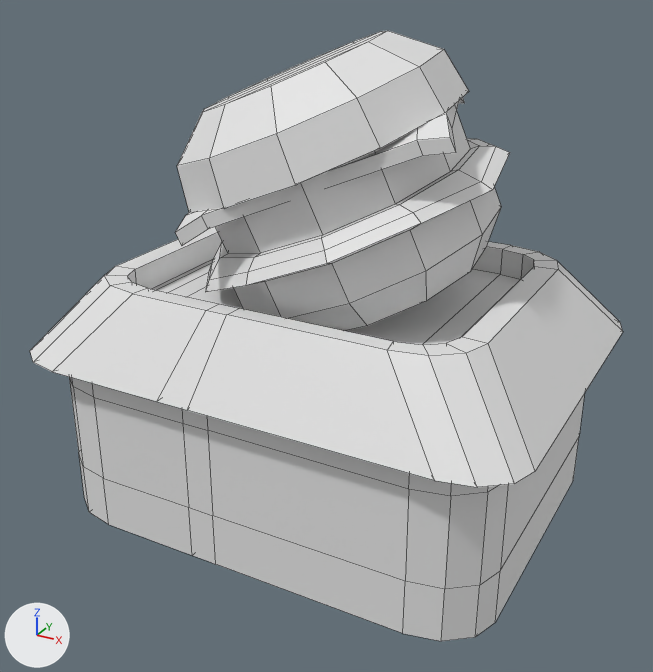
Renders of the OBJ model res/models/buildings/special/burger.obj from each side of a commit.
One viewpoint serves both versions: a camera (50 mm lens) standing at (4.5, -8.26, 6.04) and looking at (0.09, -0.25, 2.04). Lighting does not change. The marker at lower left points along +X, +Y and +Z. Mesh edges are drawn as thin lines. Where no turn or scale is listed for an object, it has been applied to the vertices.

The first picture shows 'mcdonald', 'mcdonald.001'.
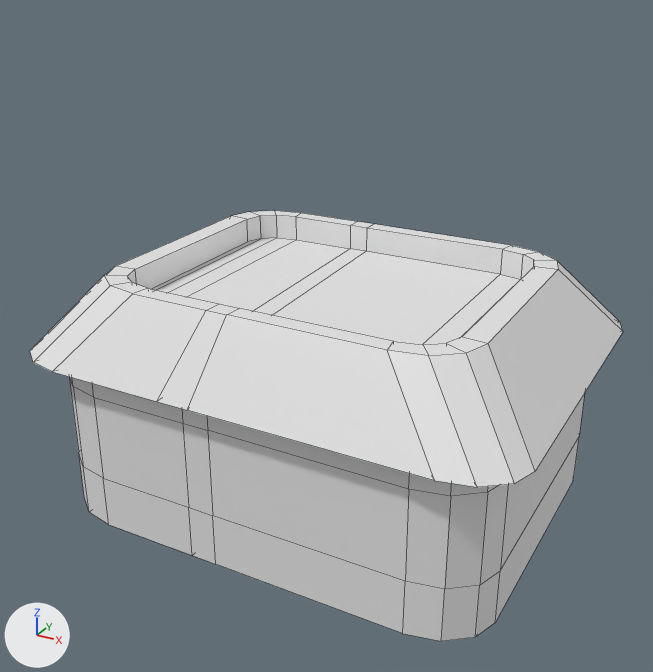
The newer file is also turned or shifted as a whole; pictures and numbers use the older file's frame.

Where the change shows, as pixel boxes (x1, y1, x2, y2) in the pictures (653 x 672 px):
'mcdonald', deleted
    before: (175, 31, 510, 331)

What the commit changed:
Object 'mcdonald' (ob_mcdonald) is deleted.
